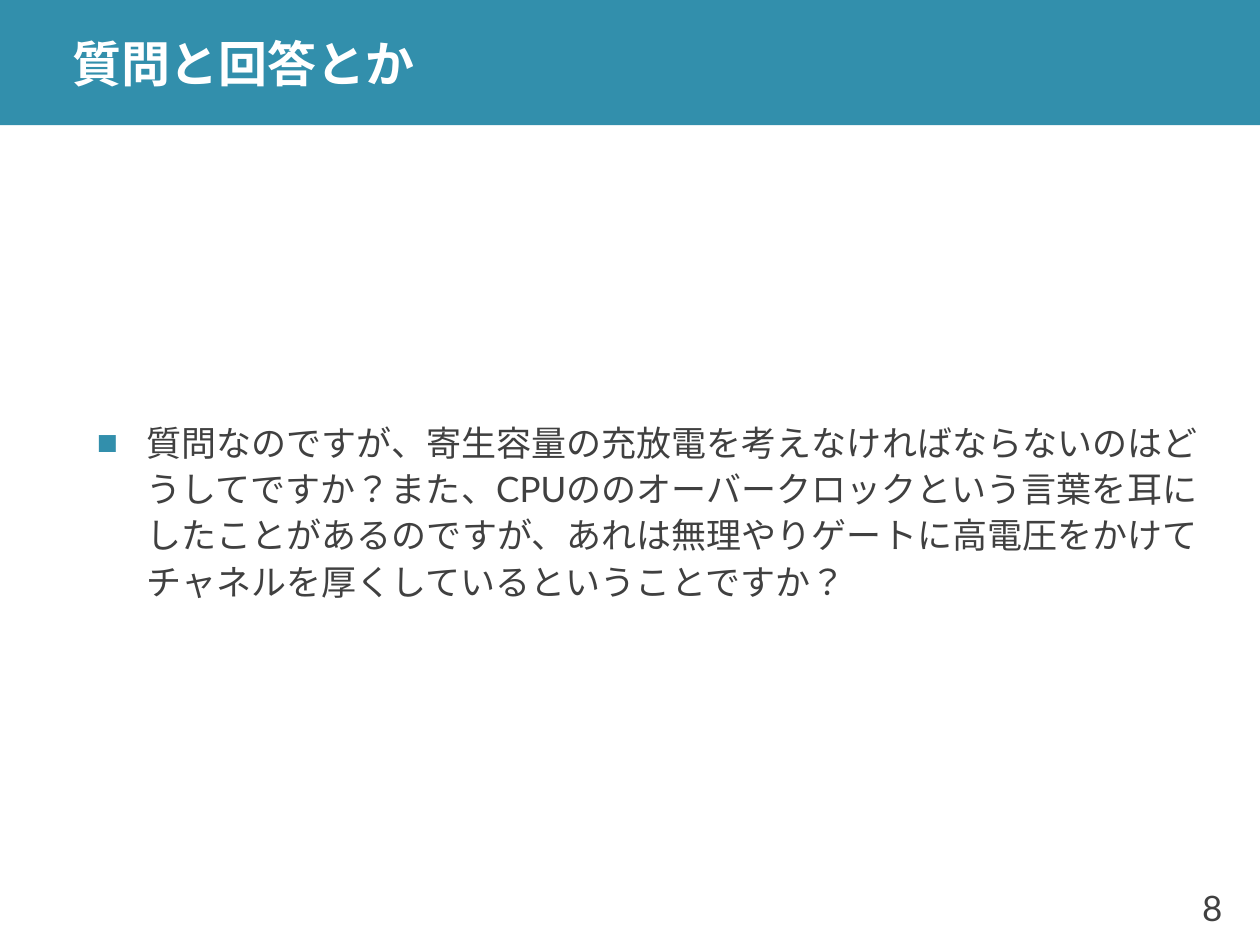
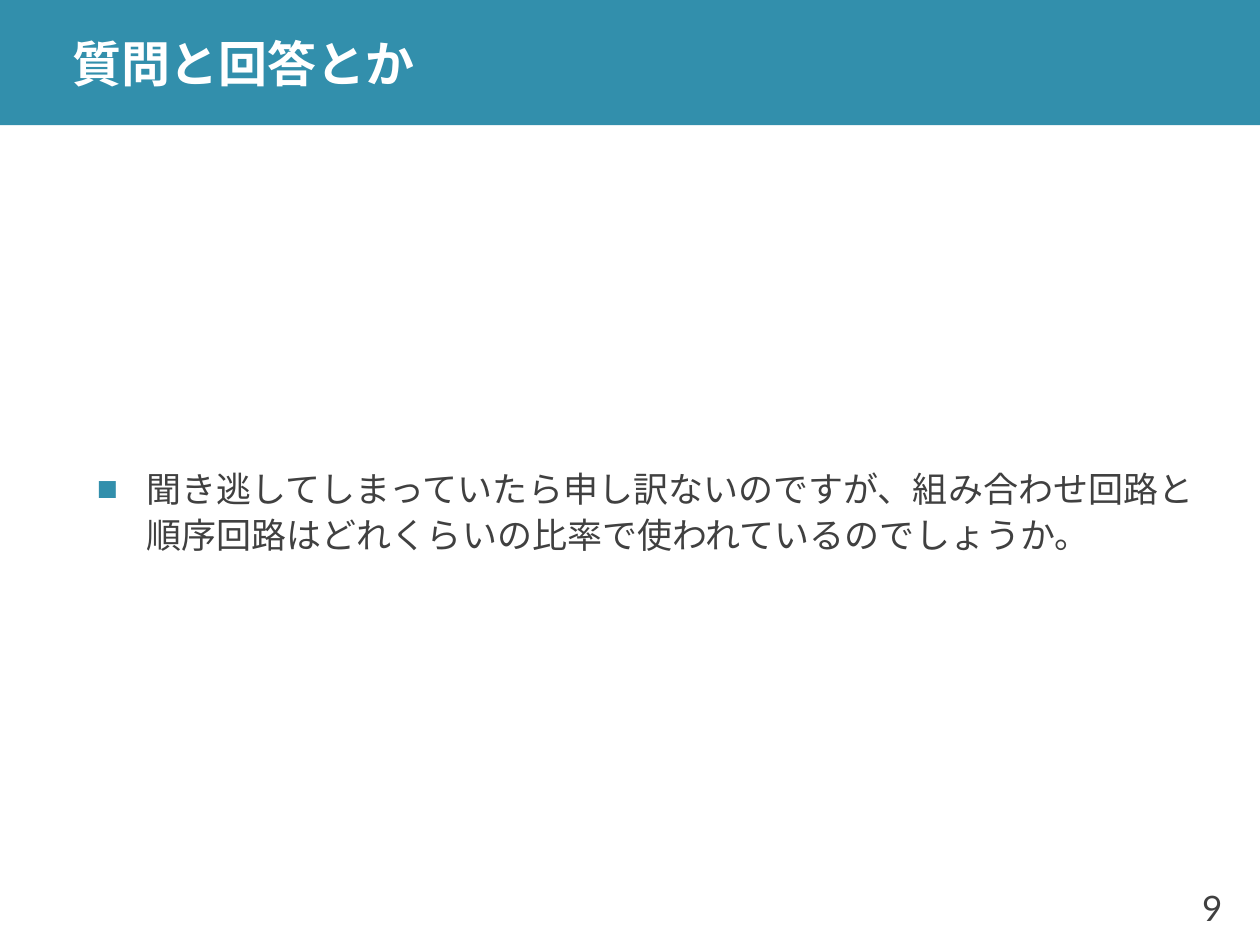
Before and after one commit to shioyadan/advanced-computer-organization, a slide deck: slide 9 of aco-shioya-03.pptx (slide 8 before the commit). Drawn at 1260x945 pixels with LibreOffice and Linux fonts; fonts in the diff are those of the drawing. Boxes give left, top, right and bottom in pixels: in the first picture for what was removed or moved away, otherwise in the second. Text is boxed around its words. In the diff, an @@ line names an element or a change of style, - is before the commit and + after.

```diff
--- a/aco-shioya-03.pptx
+++ b/aco-shioya-03.pptx
@@ text at (147, 472, 1194, 551): text changed @@
-■ 質問なのですが、寄生容量の充放電を考えなければならないのはどうしてですか？また、CPUののオーバークロックという言葉を耳にしたことがあるのですが、あれは無理やりゲートに高電圧をかけてチャネルを厚くしているということですか？
+■ 聞き逃してしまっていたら申し訳ないのですが、組み合わせ回路と順序回路はどれくらいの比率で使われているのでしょうか。
@@ page number at (1202, 895, 1222, 921): text changed @@
-8
+9
```
Also in this commit, not shown: 14 other slides changed, 22 slides added, 1 slide removed, 1 other file.
